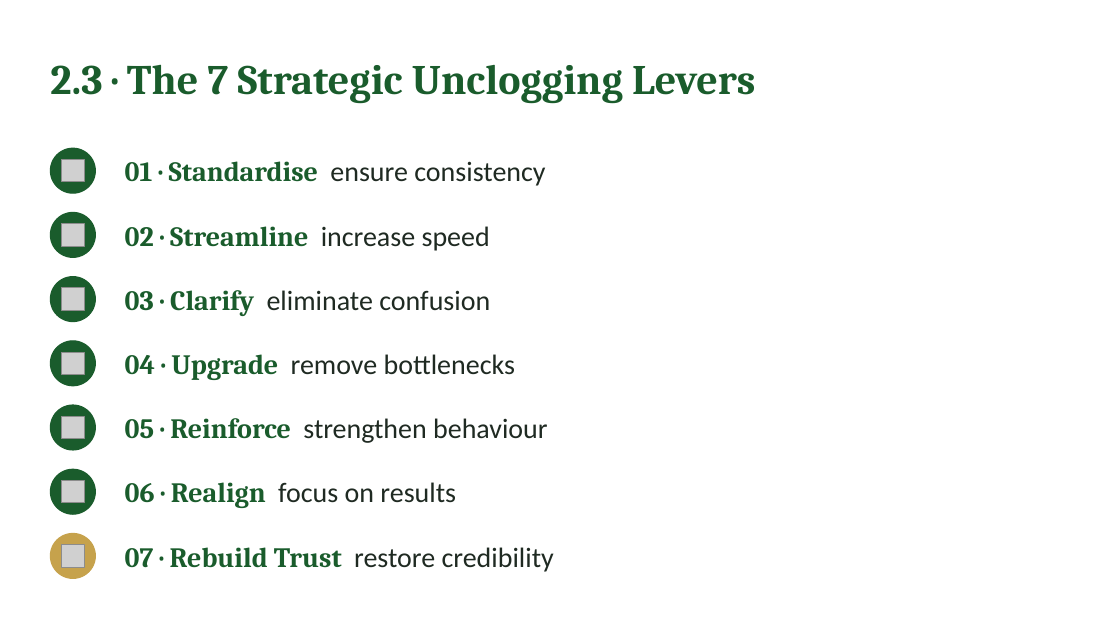
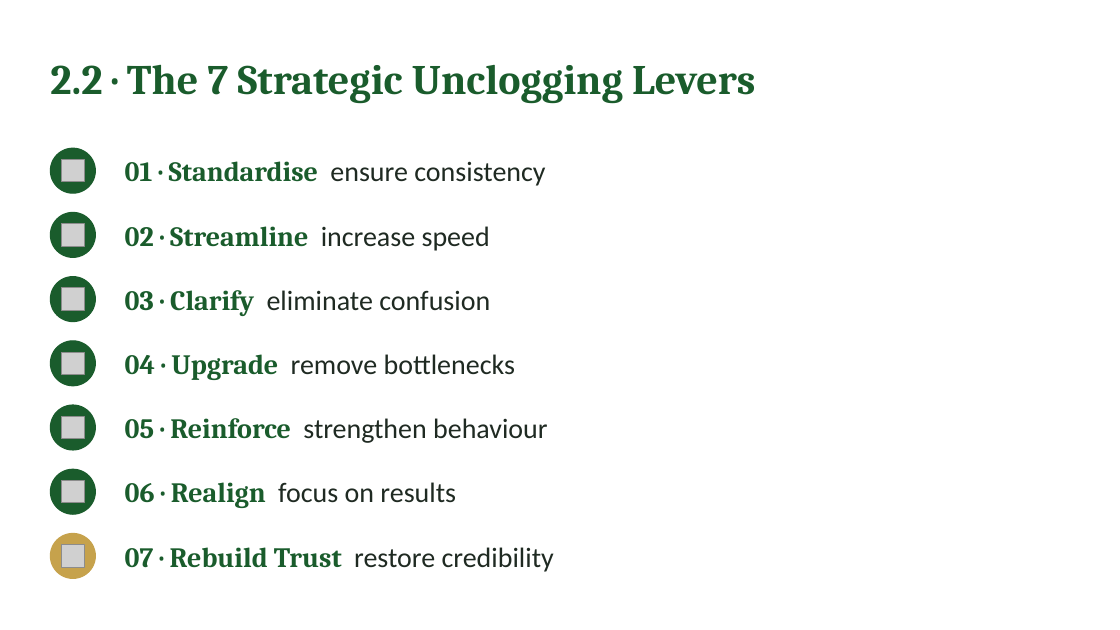
Before and after one commit to IBSL26/ibsl-platform, a slide deck: slide 13 of Unit decks/Unit 09 - Strategic Unclogging.pptx (slide 12 before the commit). Drawn at 1120x630 pixels with LibreOffice and Linux fonts; fonts in the diff are those of the drawing; grey boxes stand for pictures. Boxes give left, top, right and bottom in pixels: in the first picture for what was removed or moved away, otherwise in the second. Text is boxed around its words. In the diff, an @@ line names an element or a change of style, - is before the commit and + after.

```diff
--- a/Unit decks/Unit 09 - Strategic Unclogging.pptx
+++ b/Unit decks/Unit 09 - Strategic Unclogging.pptx
@@ text at [50, 65, 755, 104]: text changed @@
-2.3 · The 7 Strategic Unclogging Levers
+2.2 · The 7 Strategic Unclogging Levers
```
Also in this commit, not shown: 14 other slides changed, 1 slide added, 12 other files.
